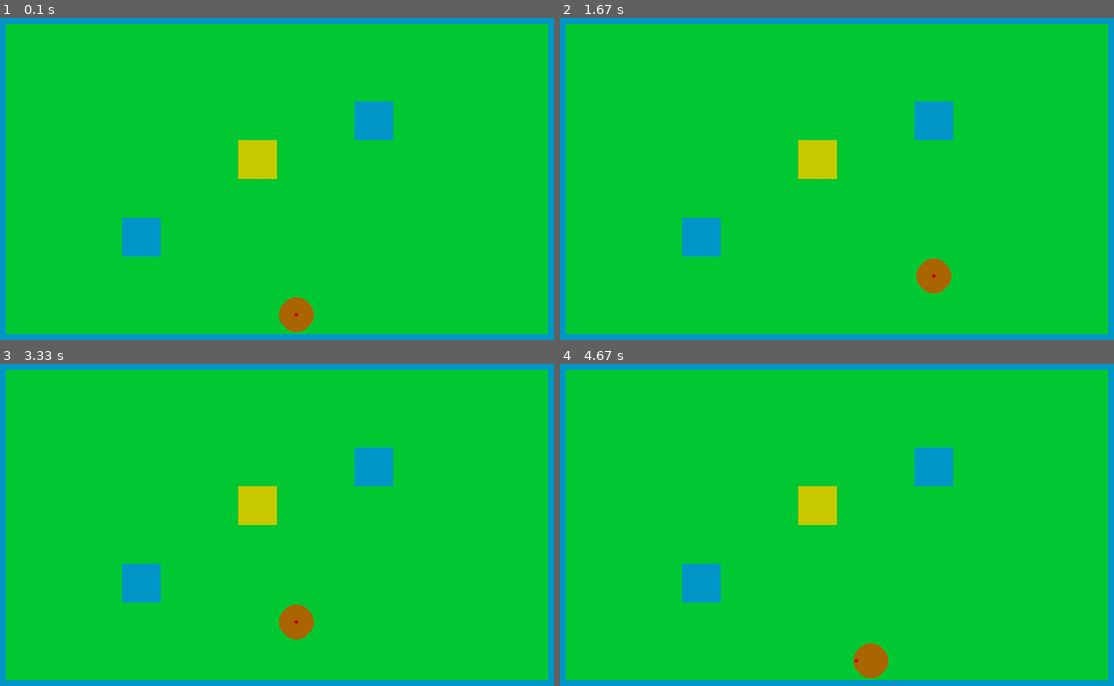
Above: before the commit, frames 1-4 (two rows, left to right).
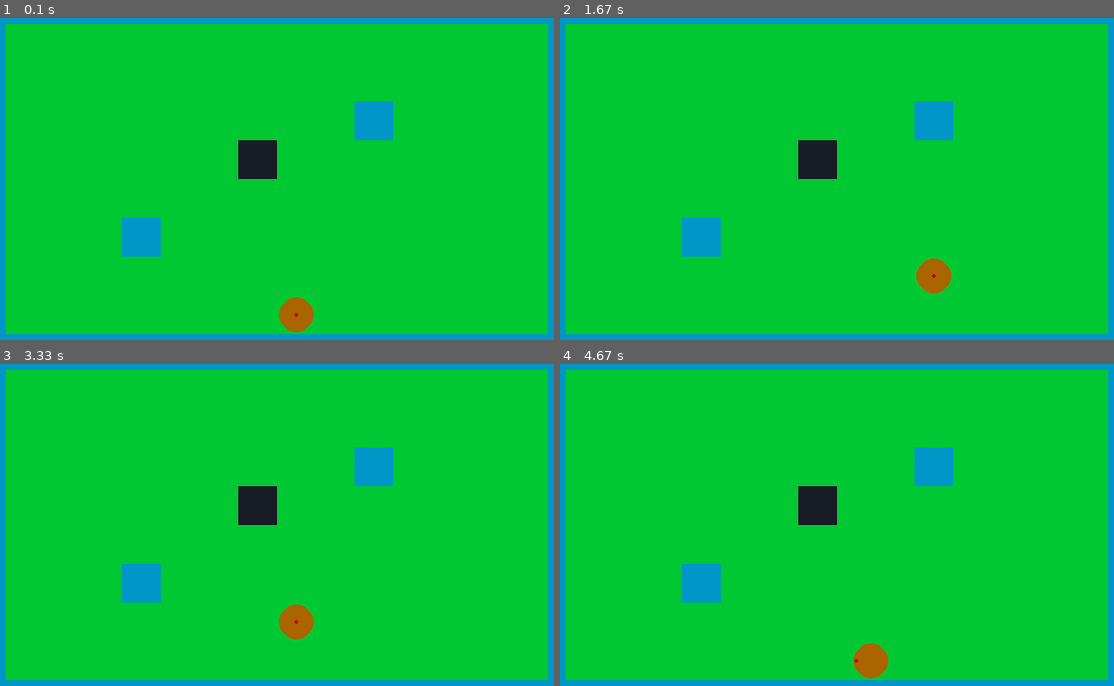
Above: after the commit, the same moments.

Repository: rottenforgotten/trillium-cs
Game: pygame game, started from pygame/main.py
The game is run twice, just before and just after one commit, with the same random seed, the same clock (stepped at 60 frames per second) and the same inputs.
Inputs:
- Up to frame 1 (0.1 s): no input
- Up to frame 2 (1.67 s): hold Right 0.33-0.8 s; hold Up 0.83-1.13 s; hold Right 1.17-1.63 s
- Up to frame 3 (3.33 s): hold Left 1.67-2.2 s; hold Down 2.23-2.53 s; hold Left 2.57-2.97 s; hold Up from 3 s (still down)
- Up to frame 4 (4.67 s): release Up at 3.37 s; hold Right 3.4-4.03 s; hold Down 4.07-4.43 s; hold Left from 4.47 s (still down)

The runs differ from the first frame. In frame 1, 0.8% of the frame differs, in the area x 43-50%, y 37-50%; in frame 2, 0.8%; in frame 3, 0.8%; in frame 4, 0.8%.

Commit message:
box wont draw

Diff:
--- a/pygame/main.py
+++ b/pygame/main.py
@@ -31,11 +31,18 @@
     ]
     # important
     screen = pygame.display.set_mode((WIDTH, HEIGHT))
+    boxlist = []
+    for y in range(10):
+        for x in range(16):
+            current_cell = map[y][x]
+            if current_cell == "b":
+                boxlist.append((x,y))
     pygame.display.set_caption("Trillium starter")
     clock = pygame.time.Clock()
     px, py, = 8.5,8.5
     speed = 2.5/40
     #movement must be divisible by speed
+    boxlist = ()
     tx, ty = px, py
     running = True
     movement = 1
@@ -58,7 +65,6 @@
                 elif event.key == (pygame.K_DOWN or pygame.K_S) and (map[int(hitlist[-1][1]+movement)][int(hitlist[-1][0])]) != "w":
                     hitlist.append((hitlist[-1][0], hitlist[-1][1]+movement))
         # math phase
-
         if tx != px:
             if tx > px:
                 px += speed
@@ -68,7 +74,12 @@
             if ty > py:
                 py += speed
             elif ty < py:
+                if(map[int(hitlist[-1][1]+movement)][int(hitlist[-1][0])]) == "b":
+                    (map[int(hitlist[-1][1])][int(hitlist[-1][0]+movement*2)])= "b"
+                    (map[int(hitlist[-1][1])][int(hitlist[-1][0]+movement)])="."
+
                 py -= speed
+
         if len(hitlist) == 0:
             hitlist.append((px,py))
         else:
@@ -86,9 +97,8 @@
                 elif current_cell == ".":
                     # code for drawing an empty space at x*40, y*40 (pixel position)
                     pygame.draw.rect(screen,(0,200,50),pygame.Rect((x*40,y*40),(40,40)))
-                elif current_cell == "b":
-                    # code for drawing an empty space at x*40, y*40 (pixel position)
-                    pygame.draw.rect(screen,(200,200,0),pygame.Rect((x*40,y*40),(40,40)))
+        for box in boxlist:
+            pygame.draw.rect(screen,(200,200,0),pygame.Rect((box[0]*40,box[1]*40),(40,40)))
         pygame.draw.circle(screen, (170, 100, 0), (px*40, py*40), 18)
         pygame.draw.circle(screen, (200, 0, 0), (tx*40, ty*40), 2)
         pygame.display.flip()
Not shown, changed: pygame/build/web/pygame.apk
Not shown, changed: pygame/build/web/pygame.tar.gz
